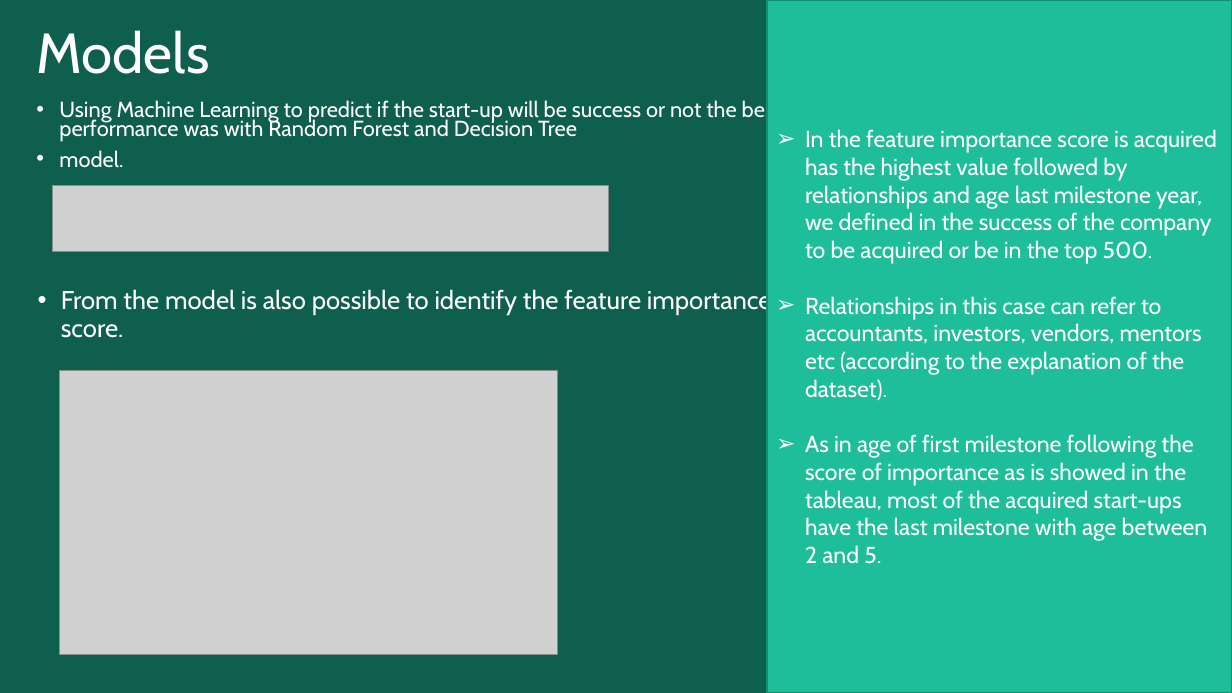
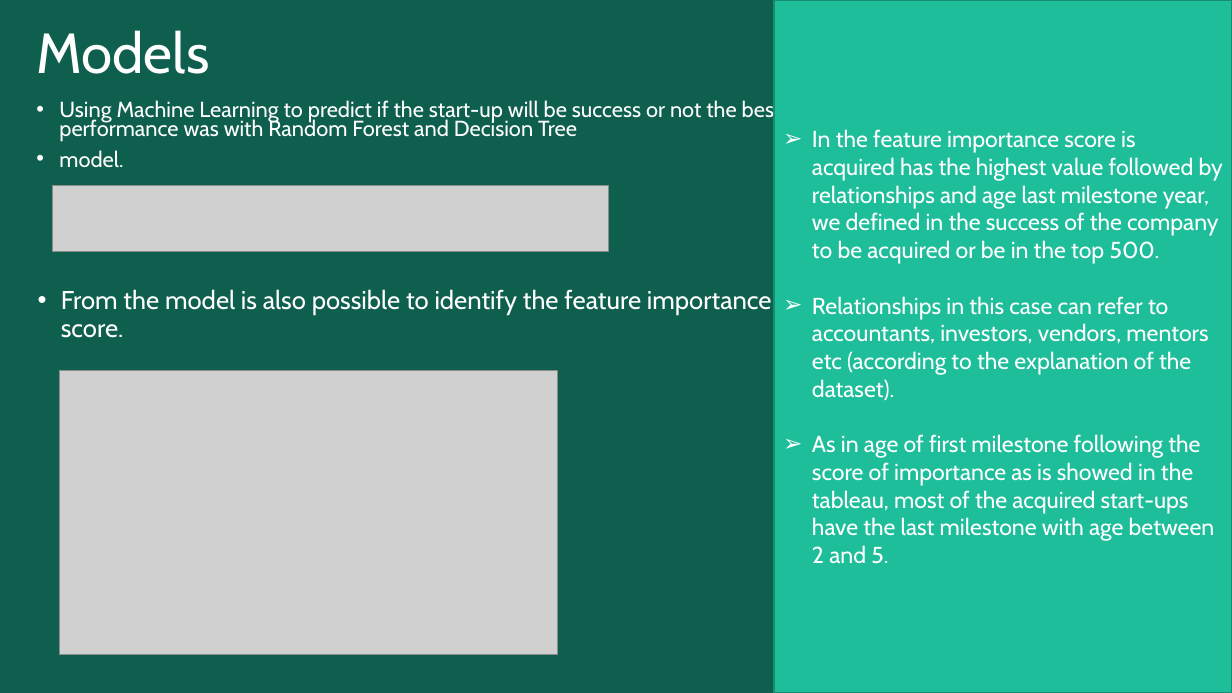
Before and after one commit to Paulabvc/startups_project, a slide deck: slide 4 of Final_project_startup/Presentation/final_startup.pptm. Drawn at 1232x693 pixels with LibreOffice and Linux fonts; fonts in the diff are those of the drawing; grey boxes stand for pictures; background and template pictures are left out. Boxes give left, top, right and bottom in pixels: in the first picture for what was removed or moved away, otherwise in the second. Text is boxed around its words. In the diff, an @@ line names an element or a change of style, - is before the commit and + after.

```diff
--- a/Final_project_startup/Presentation/final_startup.pptm
+++ b/Final_project_startup/Presentation/final_startup.pptm
@@ rectangle "In the feature importance score ...": place and size @@
-rectangle "In the feature importance score ..." at box(767, 0, 1232, 693)
+rectangle "In the feature importance score ..." at box(775, 0, 1232, 693)
```
Also in this commit, not shown: 4 other slides changed, 3 other files.
